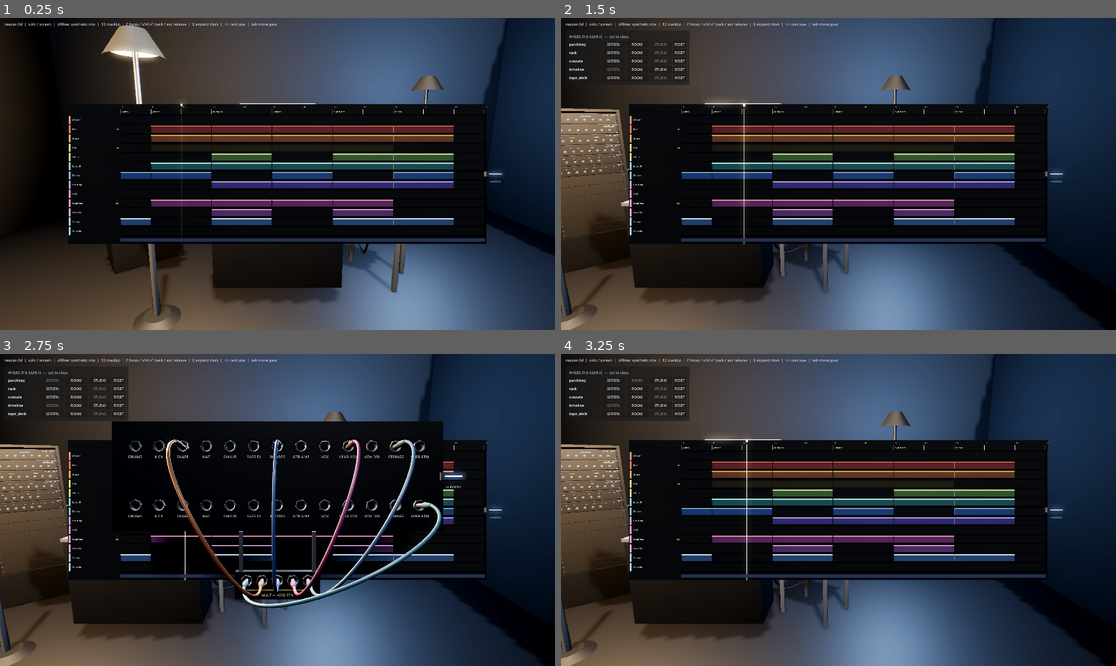
Above: before the commit, frames 1-4 (two rows, left to right).
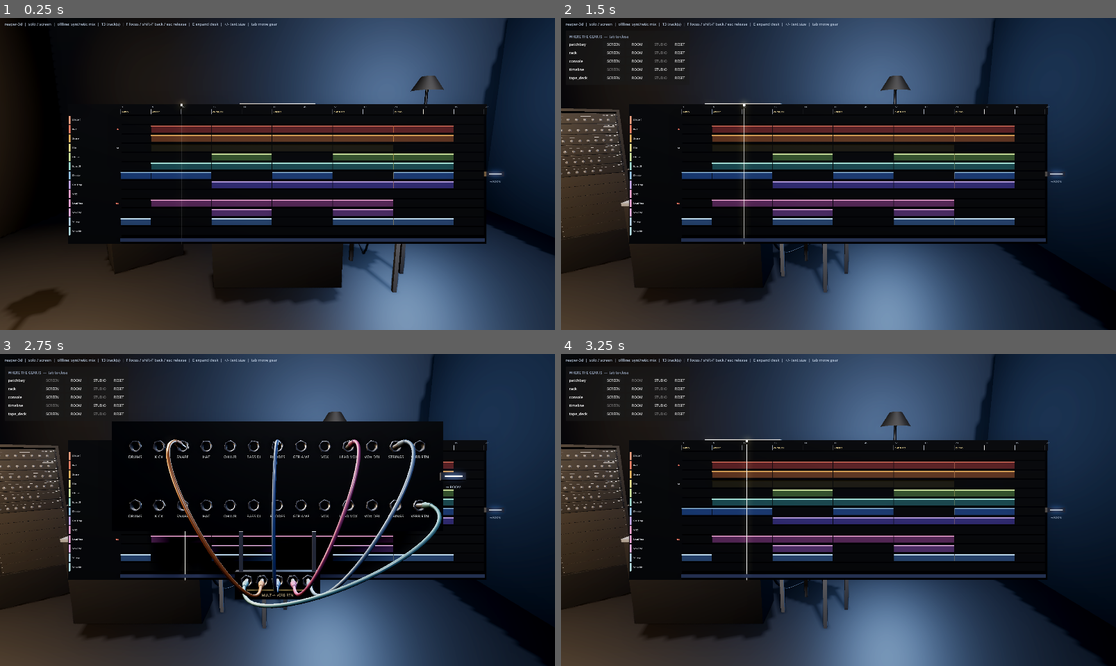
Above: after the commit, the same moments.

Repository: jacob-sabella/gd-dawlings
Game: Godot game, scene res://scenes/bootstrap.tscn
Same seed, same stepped clock (60 frames per second), same inputs: the game is played once before the commit and once after it.
Inputs (mouse positions are in pixels of both pictures, inside the frame that each line leads up to):
- Up to frame 1 (0.25 s): no input
- Up to frame 2 (1.5 s): tap Enter at 0.5 s; move the mouse to (960, 158) at 0.52 s; hold D 0.53-1.25 s; tap Tab at 0.6 s; click (960, 158) at 0.67 s; drag from (727, 189) to (810, 236) at 1.27 s
- Up to frame 3 (2.75 s): click "SCREEN" at 2 s
- Up to frame 4 (3.25 s): click "ROOM" at 2.75 s

The runs differ from the first frame. In frame 1, 16% of the frame differs, in the area x 1-88%, y 0-100%; in frame 2, 16%, in the area x 0-88%, y 0-100%; in frame 3, 14%; in frame 4, 16%.

Commit message:
One lamp was standing on the left end of the desk
The BANK module read as a hole in the panel and its indicator bar came back white instead of
blue, and I spent two passes blaming the bar -- first its emission energy, then its material
-- before measuring the thing it was sitting on. The third practical stood 0.71m from the
left end of a summoned desk and 1.55m from the right. Inverse square makes that five to one
from that lamp alone and 1.74x across every light in the room. It also stood 80cm left of
the mix position and 30cm in front of it, which is somewhere you would kick it.

Moved back and out and turned down. The two ends now come out within two percent, and
`_test_the_desk_is_lit_evenly_end_to_end` holds it -- confirmed by putting the old position
back and watching it fail at 1.74x. Lighting balance is exactly the kind of thing that
drifts silently, because every intermediate state still renders as a lit room.

The emission work was worth keeping anyway. `indicator_bar` exists because `led()` runs at
2.4x, which is right for a 4mm dot -- a speck has to overdrive to read as lit and is too
small to matter when it clips -- and wrong for a 12cm bar, which just punches a hole in the
exposure. Same note `reel_flange` and `master_plate` are already written in.

The bar itself is new: a recessed slot the length of the project with a lit block the length
of the bank at its offset, counting from the top because that is the direction the track
list and the two buttons above it already run. "17-32 OF 90" is the precise answer, but the
question you actually ask a bank control is how much further, and nobody answers that by
dividing two numbers. It also fills 25cm of panel that was blank, which is a bad look for
the one module on the desk whose job is to tell you something is missing.

Diff:
--- a/hardware/console/bank_selector.gd
+++ b/hardware/console/bank_selector.gd
@@ -35,6 +35,9 @@
 var _next: PanelButton
 var _range_label: Label3D
 var _total_label: Label3D
+var _window: MeshInstance3D
+var _slot_span := 0.0
+var _slot_base := 0.0
 
 
 func _ready() -> void:
@@ -73,7 +76,41 @@
 	_next.pressed.connect(func(): _step(1))
 	add_child(_next)
 
+	_build_position_ladder(height)
+
 	refresh()
+
+
+## Where this bank sits inside the project, drawn rather than spelled.
+##
+## The caption already says "17-32 OF 90" and that is the precise answer, but precise is not
+## the question you ask of a bank control. The question is "how much further", and reading two
+## numbers and dividing them is not how anyone answers it on a desk -- you look at the handle
+## and see that you are about a third of the way down. So: a recessed slot the length of the
+## project, and a lit block the length of the bank sitting at its offset.
+##
+## It also fills twenty-five centimetres of panel that was blank. A module with four captions
+## crowded into its top inch and nothing below them reads as unfinished, which is a bad thing
+## for the one control on the desk that exists to tell you something is missing.
+func _build_position_ladder(height: float) -> void:
+	_slot_base = 0.022
+	_slot_span = height - 0.128 - _slot_base
+
+	var slot := MeshInstance3D.new()
+	var slot_mesh := BoxMesh.new()
+	slot_mesh.size = Vector3(0.015, _slot_span, 0.005)
+	slot.mesh = slot_mesh
+	slot.position = Vector3(0, _slot_base + _slot_span * 0.5, 0.002)
+	slot.material_override = Materials.recess()
+	add_child(slot)
+
+	# Unit height, scaled in `refresh`, so the bank size can change without rebuilding a mesh.
+	_window = MeshInstance3D.new()
+	var window_mesh := BoxMesh.new()
+	window_mesh.size = Vector3(0.009, 1.0, 0.004)
+	_window.mesh = window_mesh
+	_window.material_override = Materials.indicator_bar(Color(0.38, 0.60, 0.92))
+	add_child(_window)
 
 
 func refresh() -> void:
@@ -89,6 +126,26 @@
 	# has stopped working.
 	_prev.lit = bank_offset > 0
 	_next.lit = project_count < 0 or last < project_count
+
+	if _window != null:
+		# Unknown project size means the slot cannot say anything honest about proportion, and
+		# a full-length block would say the loudest wrong thing available: that this is all of
+		# it. Blank is the truthful reading.
+		_window.visible = project_count > 0
+		if project_count > 0:
+			var span := float(maxi(1, last - bank_offset)) / float(project_count)
+			var at := float(bank_offset) / float(project_count)
+			# A floor on the block, because a twelve-of-ninety window is a tenth of the slot
+			# and a tenth of 12cm is a speck that reads as a fault in the panel.
+			var tall := maxf(span * _slot_span, 0.012)
+			_window.scale = Vector3(1, tall, 1)
+			# From the TOP down, because the track list it indexes runs that way and so do the
+			# two buttons above it -- up is earlier. Measured from the bottom instead, bank 1
+			# of 48 put the lit block at the floor of the slot, which says the opposite of
+			# every other indication on the module.
+			var down := minf(at * _slot_span, _slot_span - tall)
+			_window.position = Vector3(
+					0, _slot_base + _slot_span - down - tall * 0.5, 0.005)
 
 
 func _step(direction: int) -> void:
--- a/hardware/materials.gd
+++ b/hardware/materials.gd
@@ -149,6 +149,24 @@
 
 ## A lit indicator. `energy` above 1 is what makes glow pick it up, so an LED that is ON reads as
 ## on in peripheral vision -- which is the entire job of a mute light on a console of 48.
+## A lit bar, as against a lit dot.
+##
+## `led()` runs at 2.4x emission, which is right for a 4mm indicator: a speck has to overdrive
+## to read as lit at all, and it is too small to matter that it clips. A twelve-centimetre bar
+## at the same energy is a hole punched in the exposure -- it came back pure white, lost its
+## colour, and bloomed over the captions beside it. Area and brightness trade off, and this is
+## the same note `reel_flange` and `master_plate` are already written in.
+static func indicator_bar(colour: Color) -> StandardMaterial3D:
+	return _cached("bar_%s" % colour.to_html(false), func():
+		var m := StandardMaterial3D.new()
+		m.albedo_color = colour.darkened(0.25)
+		m.emission_enabled = true
+		m.emission = colour
+		m.emission_energy_multiplier = 0.85
+		m.roughness = 0.4
+		return m)
+
+
 static func led(colour: Color, on: bool) -> StandardMaterial3D:
 	var key := "led_%s_%s" % [colour.to_html(false), on]
 	return _cached(key, func():
--- a/scenes/studio.gd
+++ b/scenes/studio.gd
@@ -48,7 +48,17 @@
 const PRACTICALS: Array = [
 	[Vector3(-2.05, 1.76, 1.25), Color(1.0, 0.78, 0.52), 6.0],
 	[Vector3(1.62, 1.70, -1.15), Color(0.6, 0.78, 1.0), 5.5],
-	[Vector3(-0.80, 1.72, 0.34), Color(1.0, 0.82, 0.60), 6.5],
+	# Moved back and out, and turned down, once the desk started being summoned to the mix
+	# position. At (-0.80, 1.72, 0.34) this lamp stood 0.71m from the left end of a summoned
+	# desk and 1.55m from the right; inverse square makes that a five-to-one gradient across
+	# one console, and the left end blew to white -- the BANK module read as a hole in the
+	# panel and its indicator bar lost its colour entirely. It also stood 80cm to the left of
+	# the mix position and 30cm in front of it, which is somewhere you would kick it.
+	#
+	# From here, against the body's own work light, inverse-square irradiance at the two ends
+	# comes out within a couple of percent. Summoned gear is lit by the work light; the room's
+	# lamps light the ROOM. `_test_the_desk_is_lit_evenly_end_to_end` holds the balance.
+	[Vector3(-1.50, 1.72, 0.95), Color(1.0, 0.82, 0.60), 4.5],
 ]
 ## How far a practical reaches. Short on purpose: at 6.5m each lamp lit all three walls, and
 ## three of them made the empty half of the room as bright as the gear (37.0 against 38.7 on
--- a/tests/run_tests.gd
+++ b/tests/run_tests.gd
@@ -81,6 +81,7 @@
 	_test_a_wide_desk_bends_round_you_instead_of_past_you()
 	_test_the_desk_knows_how_small_its_own_lettering_is()
 	_test_the_room_gets_out_of_the_way_of_the_gear_that_left_it()
+	_test_the_desk_is_lit_evenly_end_to_end()
 
 	print("\n%d checks, %d failed" % [_checks, _failures.size()])
 	for f in _failures:
@@ -3749,3 +3750,60 @@
 	studio.queue_free()
 	remove_child(studio)
 	DAW.use(OfflineBackend.new())
+
+
+## One lamp too close to one end of the desk, and that end blows to white.
+##
+## This is a thing renders show and nobody reads as a bug, because an overexposed panel looks
+## like a lit panel until you put the other end beside it. The third practical used to stand
+## 0.71m from the left end of a summoned desk and 1.55m from the right -- five to one from
+## that lamp alone, 1.74x once every other light in the room is added in, which is what this
+## measures and what it rejected when the old position was put back to check. The left end
+## blew to white: the BANK module read as a hole in the panel and its indicator bar came back
+## white instead of blue.
+##
+## Inverse square only, no range curve and no shadowing, so this is a model and not a render.
+## That is enough: the failure was never subtle, and the thing worth catching is somebody
+## moving a lamp or turning one up without looking at what is standing under it.
+func _test_the_desk_is_lit_evenly_end_to_end() -> void:
+	DAW.use(OfflineBackend.new())
+	var studio := Studio.new()
+	studio.medium = Presentation.Medium.SCREEN
+	add_child(studio)
+	studio.ergonomics.motion_scale = 0.0
+	for surface in studio.focus.surfaces:
+		surface._process(0.0)
+	studio.focus.focus(&"console")
+	for surface in studio.focus.surfaces:
+		surface._process(0.0)
+
+	var console: Surface = null
+	for surface in studio.focus.surfaces:
+		if surface.surface_id == &"console":
+			console = surface
+	var desk := console.global_transform * console.content_aabb()
+	var mid := desk.get_center()
+	var left := Vector3(desk.position.x, mid.y, mid.z)
+	var right := Vector3(desk.position.x + desk.size.x, mid.y, mid.z)
+
+	var lamps: Array = []
+	for node in studio.find_children("*", "OmniLight3D", true, false):
+		var lamp: OmniLight3D = node
+		lamps.append([lamp.global_position, lamp.light_energy])
+	check("there are lamps to measure (%d)" % lamps.size(), lamps.size() >= 2)
+
+	var at_left := 0.0
+	var at_right := 0.0
+	for lamp in lamps:
+		var pos: Vector3 = lamp[0]
+		var energy: float = lamp[1]
+		at_left += energy / maxf(pos.distance_squared_to(left), 0.01)
+		at_right += energy / maxf(pos.distance_squared_to(right), 0.01)
+
+	var ratio := maxf(at_left, at_right) / maxf(minf(at_left, at_right), 0.0001)
+	check("the desk's two ends are lit within 25%% of each other (%.2fx: %.2f vs %.2f)"
+			% [ratio, at_left, at_right], ratio < 1.25)
+
+	studio.queue_free()
+	remove_child(studio)
+	DAW.use(OfflineBackend.new())
